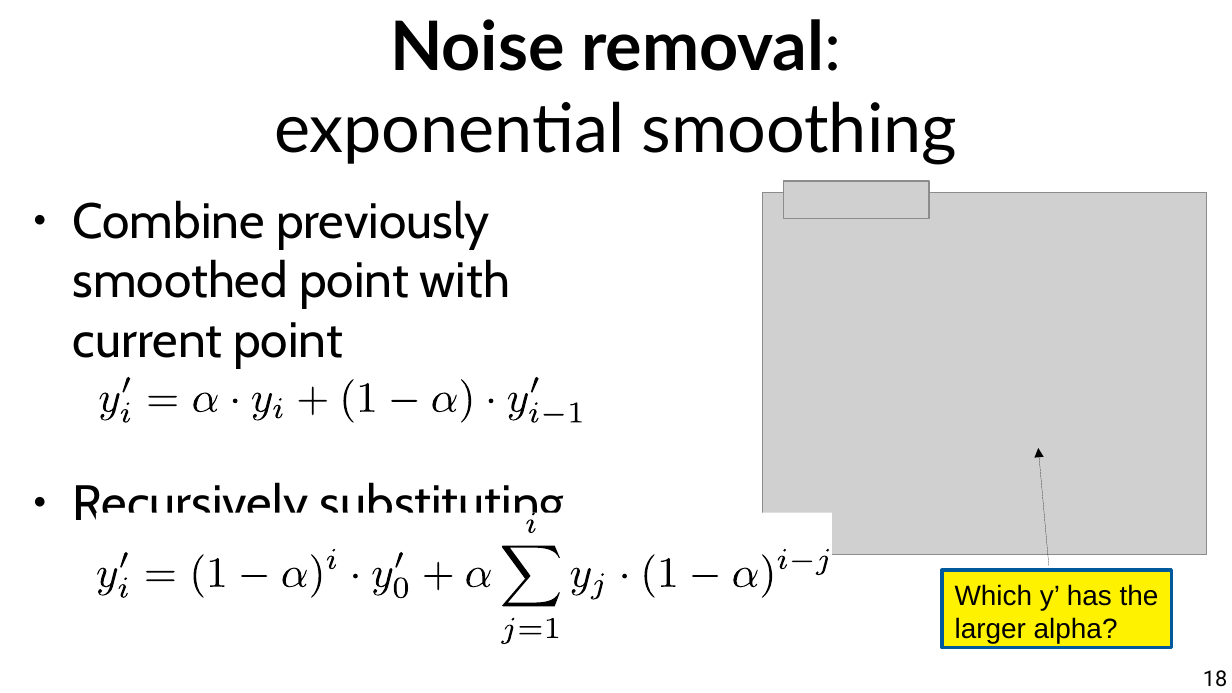
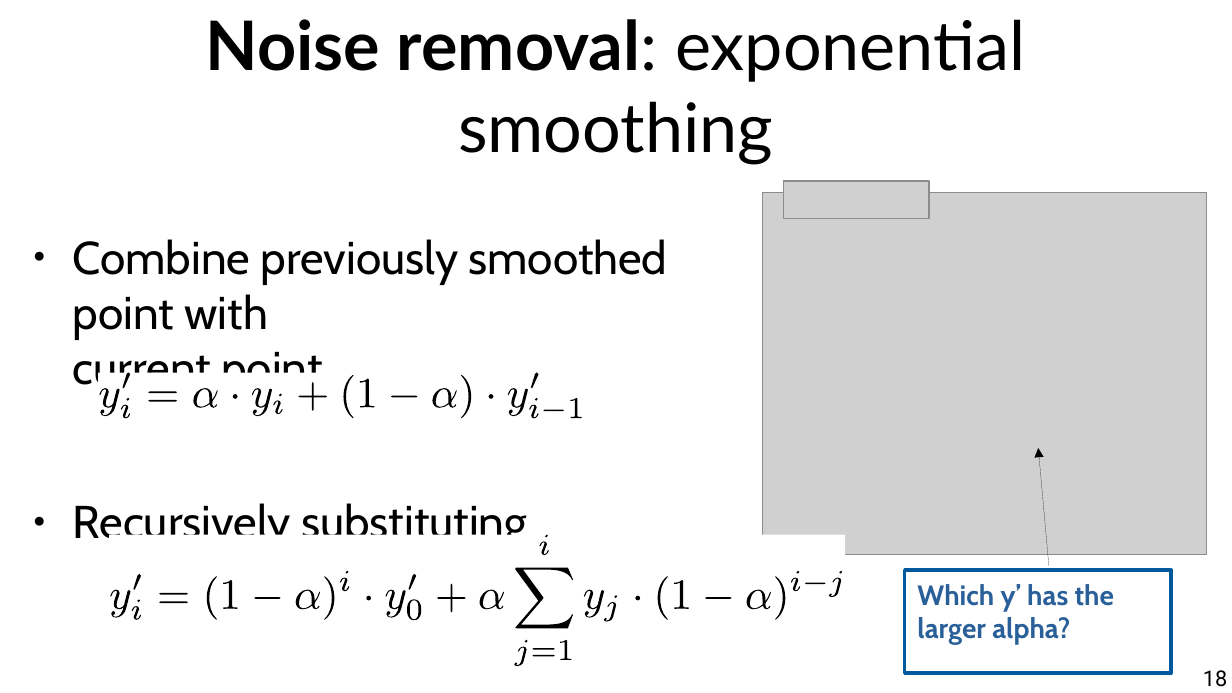
Before and after one commit to marco-calautti/data-mining-course, a slide deck: slide 18 of theory/odp/tt27_time_series.odp. Drawn at 1232x693 pixels with LibreOffice and Linux fonts; fonts in the diff are those of the drawing; grey boxes stand for pictures. Boxes give left, top, right and bottom in pixels: in the first picture for what was removed or moved away, otherwise in the second. Text is boxed around its words. In the diff, an @@ line names an element or a change of style, - is before the commit and + after.

```diff
--- a/theory/odp/tt27_time_series.odp
+++ b/theory/odp/tt27_time_series.odp
@@ title "Noise removal: exponential smoothing" rewrapped from (x1=274, y1=19, x2=957, y2=165) to (x1=206, y1=19, x2=1025, y2=165) @@
@@ text "Combine previously smoothed point with ..." moved from (x1=73, y1=200, x2=565, y2=531) to (x1=73, y1=239, x2=668, y2=538) @@
@@ text "Combine previously smoothed point with ..." at (x1=73, y1=239, x2=668, y2=538): size 32 to 29.6 pt @@
@@ 21 freeform shapes moved together from (x1=98, y1=377, x2=585, y2=426) to (x1=98, y1=372, x2=585, y2=421) @@
@@ 26 freeform shapes moved together from (x1=96, y1=513, x2=833, y2=644) to (x1=110, y1=534, x2=846, y2=665) @@
@@ freeform shape moved from (x1=793, y1=561, x2=813, y2=562) to (x1=805, y1=582, x2=825, y2=584) @@
@@ rectangle "Which y’ has the" resized from (x1=942, y1=570, x2=1172, y2=647) to (x1=906, y1=570, x2=1172, y2=673) @@
@@ rectangle "Which y’ has the" at (x1=906, y1=570, x2=1172, y2=673): font Arial to Cabin, text colour #000000 to #2A6099, bold on; fill #FFF200 to none @@
@@ freeform shape moved from (x1=520, y1=626, x2=542, y2=634) to (x1=532, y1=648, x2=555, y2=656) @@
@@ 5 freeform shapes moved together from (x1=120, y1=552, x2=558, y2=645) to (x1=133, y1=575, x2=571, y2=667) @@
```
Also in this commit, not shown: 6 other slides changed, 6 other files.
